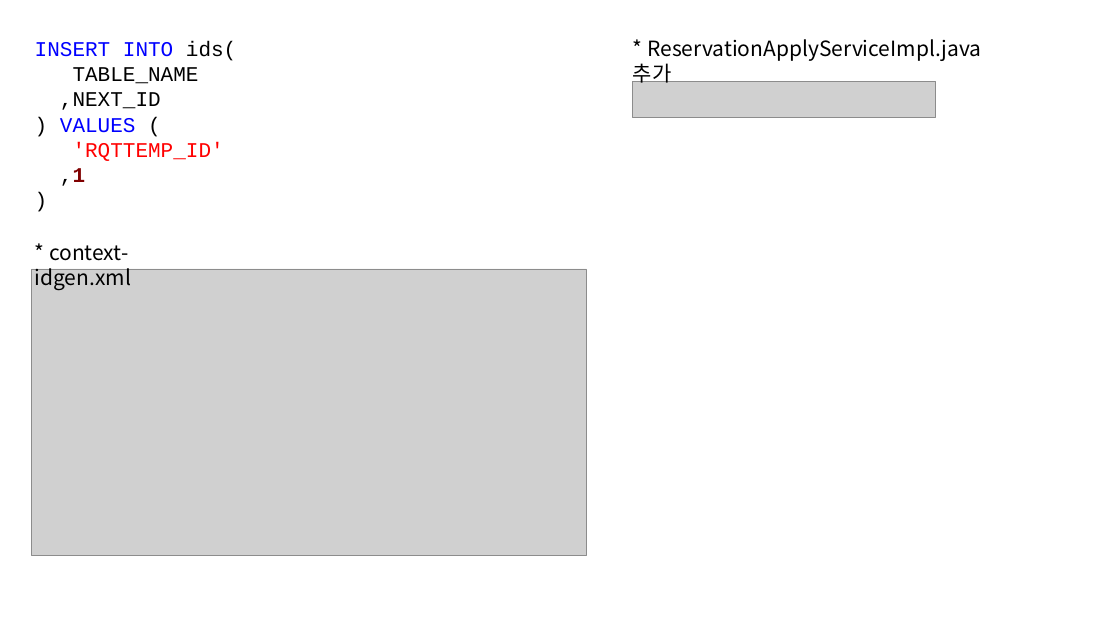
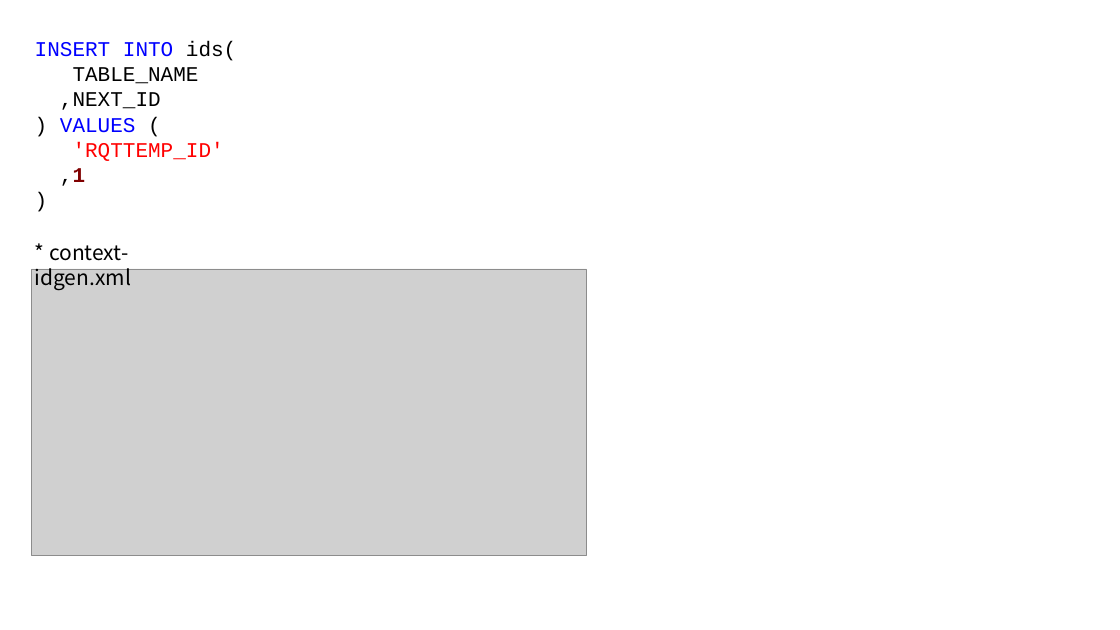
Before and after one commit to seongjinmoon/homepage2025, a slide deck: slide 8 of homepage/Document/2학기/13주차/13주차 수업자료.pptx (slide 7 before the commit). Drawn at 1120x630 pixels with LibreOffice and Linux fonts; fonts in the diff are those of the drawing; grey boxes stand for pictures. Boxes give left, top, right and bottom in pixels: in the first picture for what was removed or moved away, otherwise in the second. Text is boxed around its words. In the diff, an @@ line names an element or a change of style, - is before the commit and + after.

```diff
--- a/homepage/Document/2학기/13주차/13주차 수업자료.pptx
+++ b/homepage/Document/2학기/13주차/13주차 수업자료.pptx
@@ text removed at [633, 39, 981, 86] @@
-* ReservationApplyServiceImpl.java 추가
@@ picture removed at [633, 82, 935, 118] @@
```
Also in this commit, not shown: 2 other slides changed, 5 slides added, 26 other files.
